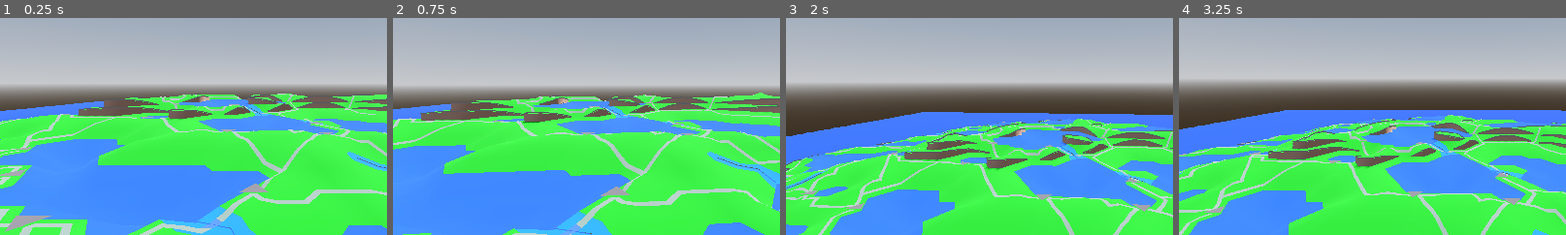
Above: before the commit, frames 1-4 (left to right).
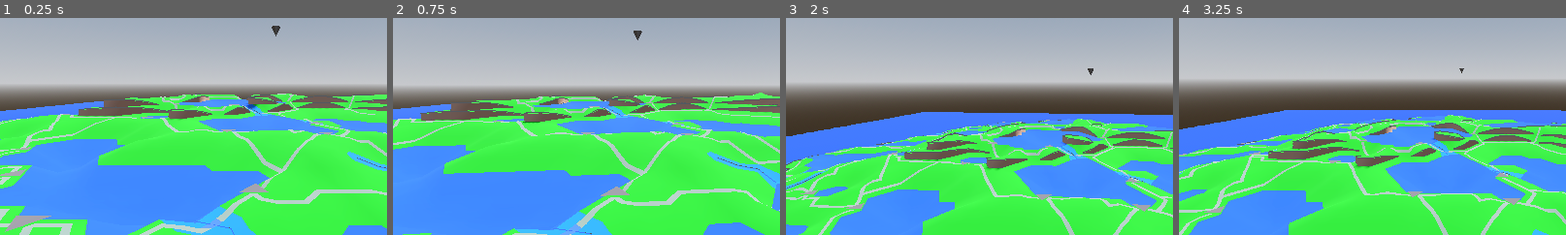
Above: after the commit, the same moments.

Repository: MichaelReel/Faster-Island-Generation
Game: Godot game, scene res://Main.tscn
The game is run twice, just before and just after one commit, with the same random seed, the same clock (stepped at 60 frames per second) and the same inputs.
Inputs (mouse positions are % of the whole screen's width and height, from its top left):
- Up to frame 1 (0.25 s): no input
- Up to frame 2 (0.75 s): tap Enter at 0.5 s; move the mouse to (55, 50) at 0.52 s; hold Up (pin_move_north, bound only after the commit) from 0.53 s (still down)
- Up to frame 3 (2 s): keep holding Up (pin_move_north, bound only after the commit); tap Space (up) at 1.25 s; move the mouse to (45, 50) at 1.27 s
- Up to frame 4 (3.25 s): keep holding Up (pin_move_north, bound only after the commit); move the mouse to (52, 48) at 2.02 s; tap Enter at 2.75 s; move the mouse to (49, 52) at 2.77 s
The pictures show only the part of the screen within x 14-64%, y 35-85%; the shares and areas given below are measured in that part.

The runs differ from the first frame. In frame 1, 0.1% of the frame differs, in the area x 63-73%, y 3-43%; in frame 2, less than 0.1%; in frame 3, less than 0.1%; in frame 4, less than 0.1%.

Commit message:
Adding a dopey pin-marker for checking heights out

Diff:
--- a/Main.tscn
+++ b/Main.tscn
@@ -1,7 +1,8 @@
-[gd_scene load_steps=13 format=3 uid="uid://ti6hvbnvt6l7"]
+[gd_scene load_steps=14 format=3 uid="uid://ti6hvbnvt6l7"]
 
 [ext_resource type="PackedScene" uid="uid://qyqjsv6gy5sa" path="res://island/GeneratedIsland.tscn" id="1_77t7i"]
 [ext_resource type="PackedScene" uid="uid://dux6616n2uxn" path="res://camera/FlyingCameraControl.tscn" id="2_gt1th"]
+[ext_resource type="PackedScene" uid="uid://dw0quuf6nbjos" path="res://marker/MarkerPin.tscn" id="3_878kg"]
 
 [sub_resource type="ProceduralSkyMaterial" id="ProceduralSkyMaterial_sj2kk"]
 sky_horizon_color = Color(0.64625, 0.65575, 0.67075, 1)
@@ -66,4 +67,8 @@
 [node name="FlyingCameraControl" parent="." instance=ExtResource("2_gt1th")]
 transform = Transform3D(1, 0, 0, 0, 1, 0, 0, 0, 1, 0, 5, 30)
 
+[node name="MarkerPin" parent="." node_paths=PackedStringArray("data_source") instance=ExtResource("3_878kg")]
+transform = Transform3D(1, 0, 0, 0, 1, 0, 0, 0, 1, 0, 3.11025, 0)
+data_source = NodePath("../GeneratedIsland")
+
 [editable path="GeneratedIsland"]
--- a/island/GeneratedIsland.gd
+++ b/island/GeneratedIsland.gd
@@ -81,6 +81,9 @@
 		_game_execute(delta)
 	_changes_pending = false
 
+func get_height_at_xz(xz: Vector2) -> float:
+	return 10.0
+
 func _tool_execute(_delta: float) -> void:
 	for mesh_name in _mesh_instance_dict.keys().duplicate():
 		remove_child(_mesh_instance_dict[mesh_name])
--- /dev/null
+++ b/marker/MarkerPin.gd
@@ -0,0 +1,27 @@
+extends Node3D
+
+@export var pin_speed: float = 10.0
+@export var data_source: Node = null
+
+
+func _physics_process(delta : float):
+	# Move pin around the grid
+	if Input.is_action_pressed("pin_move_north"):
+		position.z -= delta * pin_speed
+	if Input.is_action_pressed("pin_move_south"):
+		position.z += delta * pin_speed
+	if Input.is_action_pressed("pin_move_west"):
+		position.x -= delta * pin_speed
+	if Input.is_action_pressed("pin_move_east"):
+		position.x += delta * pin_speed
+
+	_update_pin_cursor_display()
+
+func _update_pin_cursor_display() -> void:
+	if not data_source:
+		return
+
+	if data_source.has_method("get_height_at_xz"):
+		position.y = data_source.get_height_at_xz(
+			Vector2(position.x, position.z)
+		)
--- /dev/null
+++ b/marker/MarkerPin.tscn
@@ -0,0 +1,16 @@
+[gd_scene load_steps=3 format=3 uid="uid://dw0quuf6nbjos"]
+
+[ext_resource type="Script" path="res://marker/MarkerPin.gd" id="1_c6rxp"]
+
+[sub_resource type="CylinderMesh" id="CylinderMesh_vjf1m"]
+bottom_radius = 0.0
+height = 1.0
+radial_segments = 8
+rings = 1
+
+[node name="MarkerPin" type="Node3D"]
+script = ExtResource("1_c6rxp")
+
+[node name="MeshInstance3D" type="MeshInstance3D" parent="."]
+transform = Transform3D(1, 0, 0, 0, 1, 0, 0, 0, 1, 0, 0.5, 0)
+mesh = SubResource("CylinderMesh_vjf1m")
--- a/project.godot
+++ b/project.godot
@@ -51,3 +51,23 @@
 "events": [Object(InputEventKey,"resource_local_to_scene":false,"resource_name":"","device":-1,"window_id":0,"alt_pressed":false,"shift_pressed":false,"ctrl_pressed":false,"meta_pressed":false,"pressed":false,"keycode":0,"physical_keycode":83,"key_label":0,"unicode":115,"echo":false,"script":null)
 ]
 }
+pin_move_north={
+"deadzone": 0.5,
+"events": [Object(InputEventKey,"resource_local_to_scene":false,"resource_name":"","device":-1,"window_id":0,"alt_pressed":false,"shift_pressed":false,"ctrl_pressed":false,"meta_pressed":false,"pressed":false,"keycode":0,"physical_keycode":4194320,"key_label":0,"unicode":0,"echo":false,"script":null)
+]
+}
+pin_move_south={
+"deadzone": 0.5,
+"events": [Object(InputEventKey,"resource_local_to_scene":false,"resource_name":"","device":-1,"window_id":0,"alt_pressed":false,"shift_pressed":false,"ctrl_pressed":false,"meta_pressed":false,"pressed":false,"keycode":0,"physical_keycode":4194322,"key_label":0,"unicode":0,"echo":false,"script":null)
+]
+}
+pin_move_east={
+"deadzone": 0.5,
+"events": [Object(InputEventKey,"resource_local_to_scene":false,"resource_name":"","device":-1,"window_id":0,"alt_pressed":false,"shift_pressed":false,"ctrl_pressed":false,"meta_pressed":false,"pressed":false,"keycode":0,"physical_keycode":4194321,"key_label":0,"unicode":0,"echo":false,"script":null)
+]
+}
+pin_move_west={
+"deadzone": 0.5,
+"events": [Object(InputEventKey,"resource_local_to_scene":false,"resource_name":"","device":-1,"window_id":0,"alt_pressed":false,"shift_pressed":false,"ctrl_pressed":false,"meta_pressed":false,"pressed":false,"keycode":0,"physical_keycode":4194319,"key_label":0,"unicode":0,"echo":false,"script":null)
+]
+}
